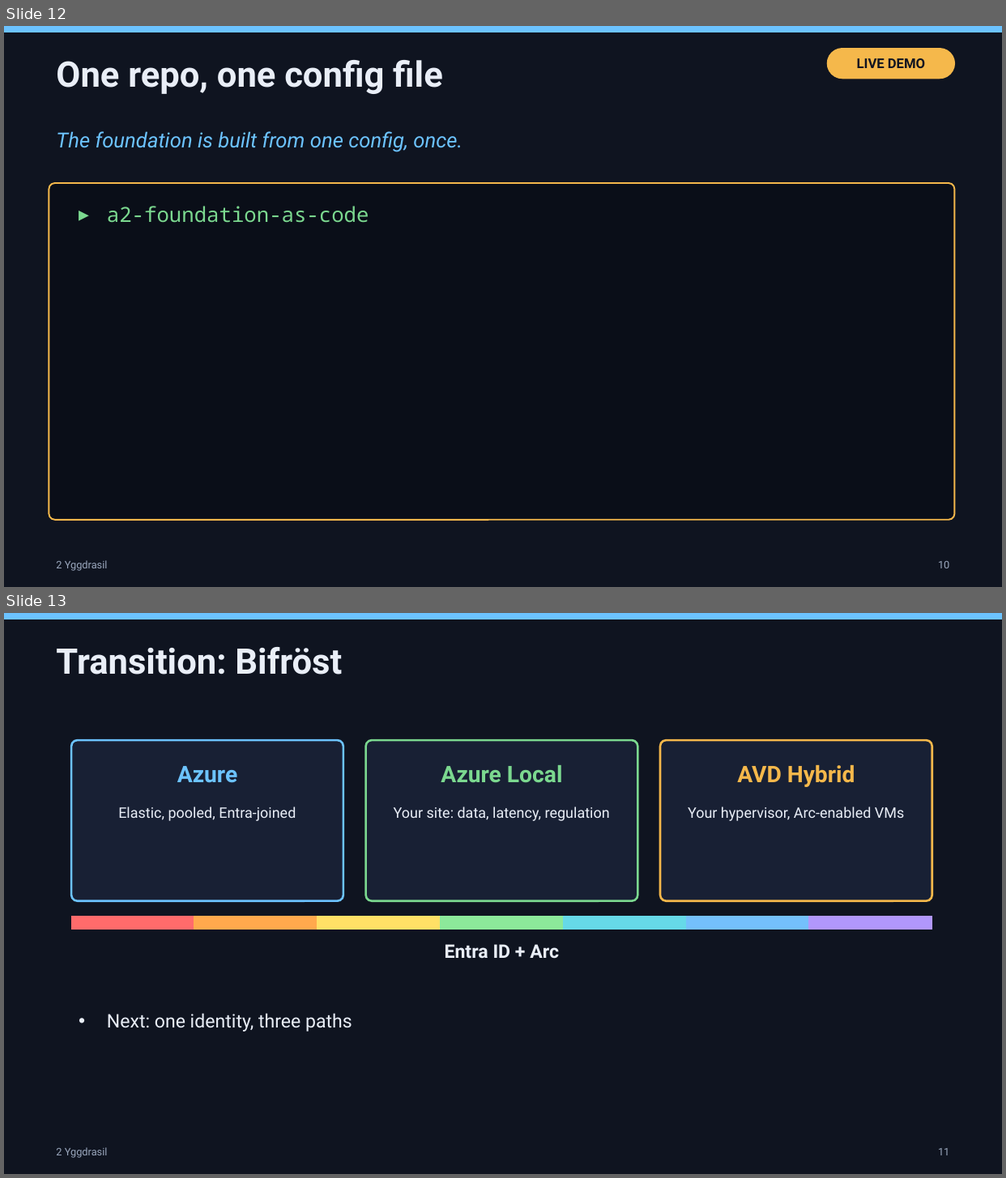
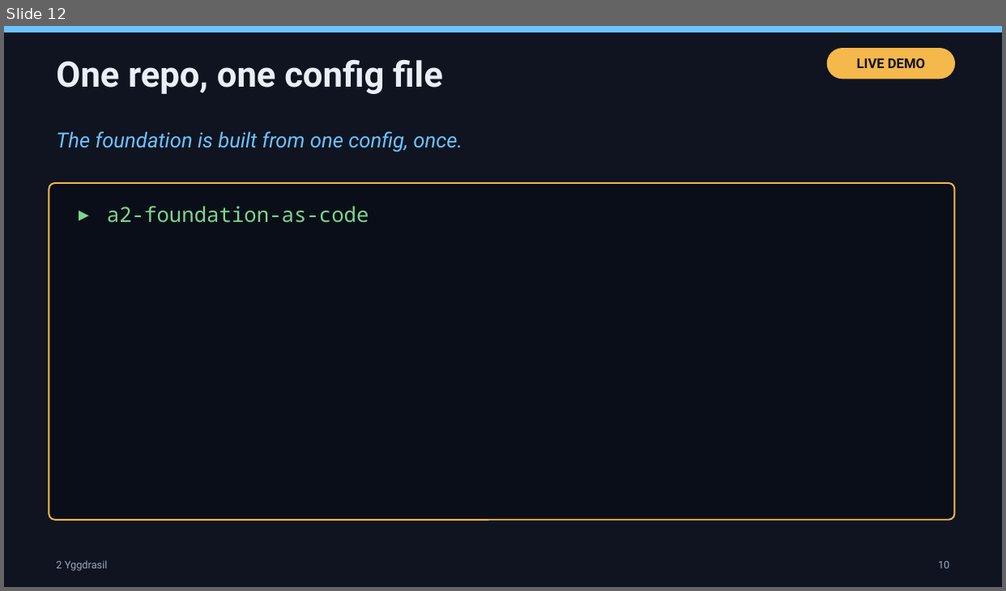
Before and after one commit to thisismydemo/nic2026_avd, a slide deck: presentation/AVD_Anywhere_NIC2026.pptx. Shown one above the other, each under a label of ours: slides 12 and 13 before the commit, slide 12 after it. The pictures are 1006x1178 and 1006x591 pixels, drawn with LibreOffice and Linux fonts; fonts in the diff are those of the drawing. Boxes give left, top, right and bottom in pixels: in the first picture for what was removed or moved away, otherwise in the second. Text is boxed around its words. In the diff, an @@ line names an element or a change of style, - is before the commit and + after.

```diff
--- a/presentation/AVD_Anywhere_NIC2026.pptx
+++ b/presentation/AVD_Anywhere_NIC2026.pptx
@@ slide 13 removed at (x1=4, y1=613, x2=1002, y2=1174), background #0F1420 @@
@@ rectangle removed at (x1=4, y1=613, x2=1002, y2=619) @@
@@ text removed at (x1=56, y1=647, x2=342, y2=675) @@
-Transition: Bifröst
@@ rounded rectangle removed at (x1=71, y1=740, x2=343, y2=901) @@
@@ rounded rectangle removed at (x1=365, y1=740, x2=637, y2=901) @@
@@ rounded rectangle removed at (x1=661, y1=740, x2=932, y2=901) @@
@@ text removed at (x1=177, y1=766, x2=238, y2=783) @@
-Azure
@@ text removed at (x1=441, y1=765, x2=562, y2=783) @@
-Azure Local
@@ text removed at (x1=737, y1=765, x2=855, y2=787) @@
-AVD Hybrid
@@ text removed at (x1=118, y1=807, x2=296, y2=821) @@
-Elastic, pooled, Entra-joined
@@ text removed at (x1=394, y1=807, x2=610, y2=821) @@
-Your site: data, latency, regulation
@@ text removed at (x1=688, y1=807, x2=904, y2=821) @@
-Your hypervisor, Arc-enabled VMs
@@ rectangle removed at (x1=71, y1=916, x2=194, y2=930) @@
@@ rectangle removed at (x1=194, y1=916, x2=317, y2=930) @@
@@ rectangle removed at (x1=317, y1=916, x2=441, y2=930) @@
@@ rectangle removed at (x1=441, y1=916, x2=563, y2=930) @@
@@ rectangle removed at (x1=563, y1=916, x2=686, y2=930) @@
@@ rectangle removed at (x1=686, y1=916, x2=809, y2=930) @@
@@ rectangle removed at (x1=809, y1=916, x2=932, y2=930) @@
@@ text removed at (x1=445, y1=944, x2=559, y2=959) @@
-Entra ID + Arc
@@ text removed at (x1=107, y1=1013, x2=352, y2=1032) @@
-• Next: one identity, three paths
@@ text removed at (x1=56, y1=1148, x2=108, y2=1158) @@
-2 Yggdrasil
@@ text removed at (x1=938, y1=1148, x2=949, y2=1156) @@
-11
```
Also in this commit, not shown: 12 slides changed, 1 slide added.
